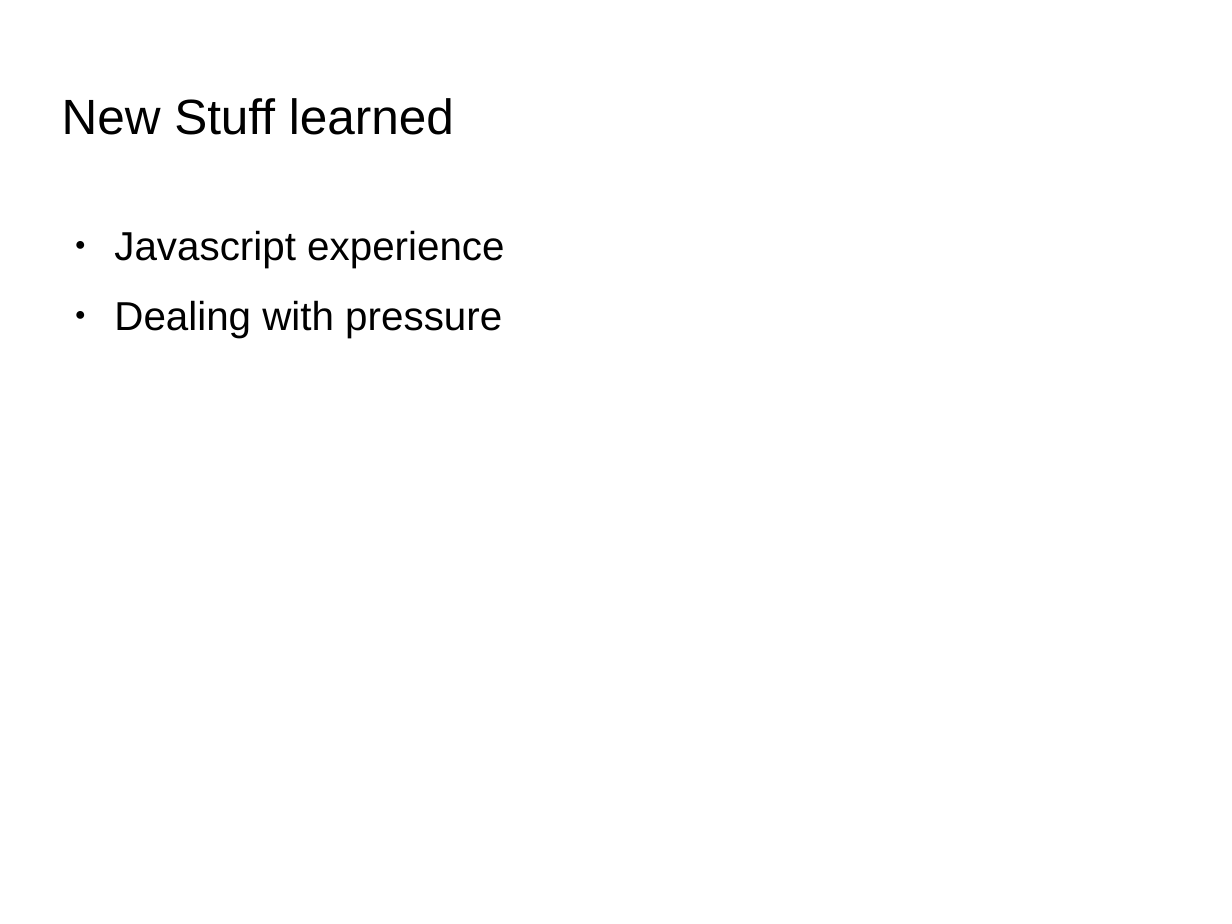
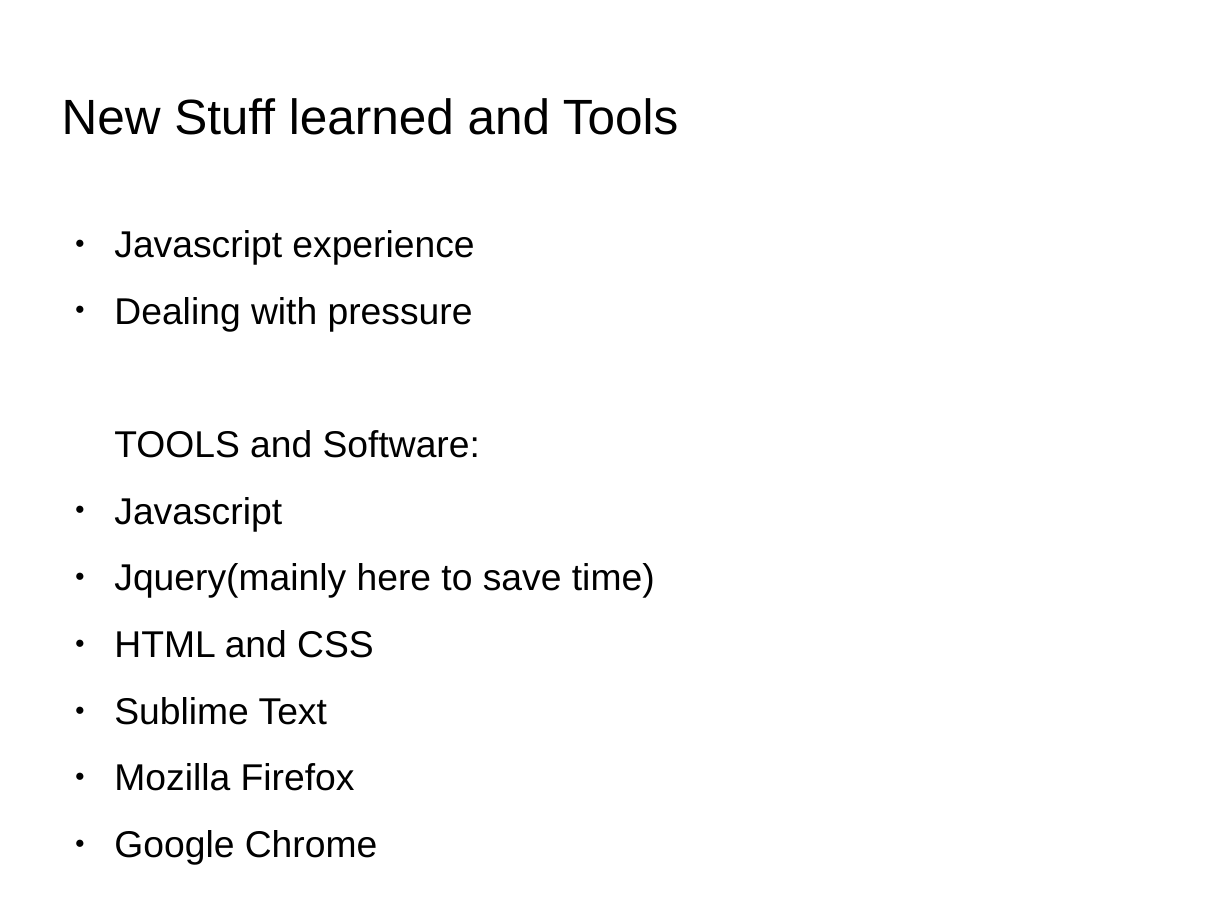
Before and after one commit to DanCarl857/Math-Learning-using-Javascript, a slide deck: slide 14 of e-learning platform.odp. Drawn at 1232x924 pixels with LibreOffice and Linux fonts; fonts in the diff are those of the drawing; background and template pictures are left out. Boxes give left, top, right and bottom in pixels: in the first picture for what was removed or moved away, otherwise in the second. Text is boxed around its words. In the diff, an @@ line names an element or a change of style, - is before the commit and + after.

```diff
--- a/e-learning platform.odp
+++ b/e-learning platform.odp
@@ title at (62, 98, 679, 135): text changed @@
-New Stuff learned
+New Stuff learned and Tools
@@ text at (114, 230, 474, 331): size 26 to 24.1 pt in "Javascript experience", "Dealing with pressure" @@
@@ text at (114, 430, 655, 865): paragraphs added @@
+TOOLS and Software:
+● Javascript
+● Jquery(mainly here to save time)
+● HTML and CSS
+● Sublime Text
+● Mozilla Firefox
+● Google Chrome
```
Also in this commit, not shown: 1 other slide changed, 1 other file.
